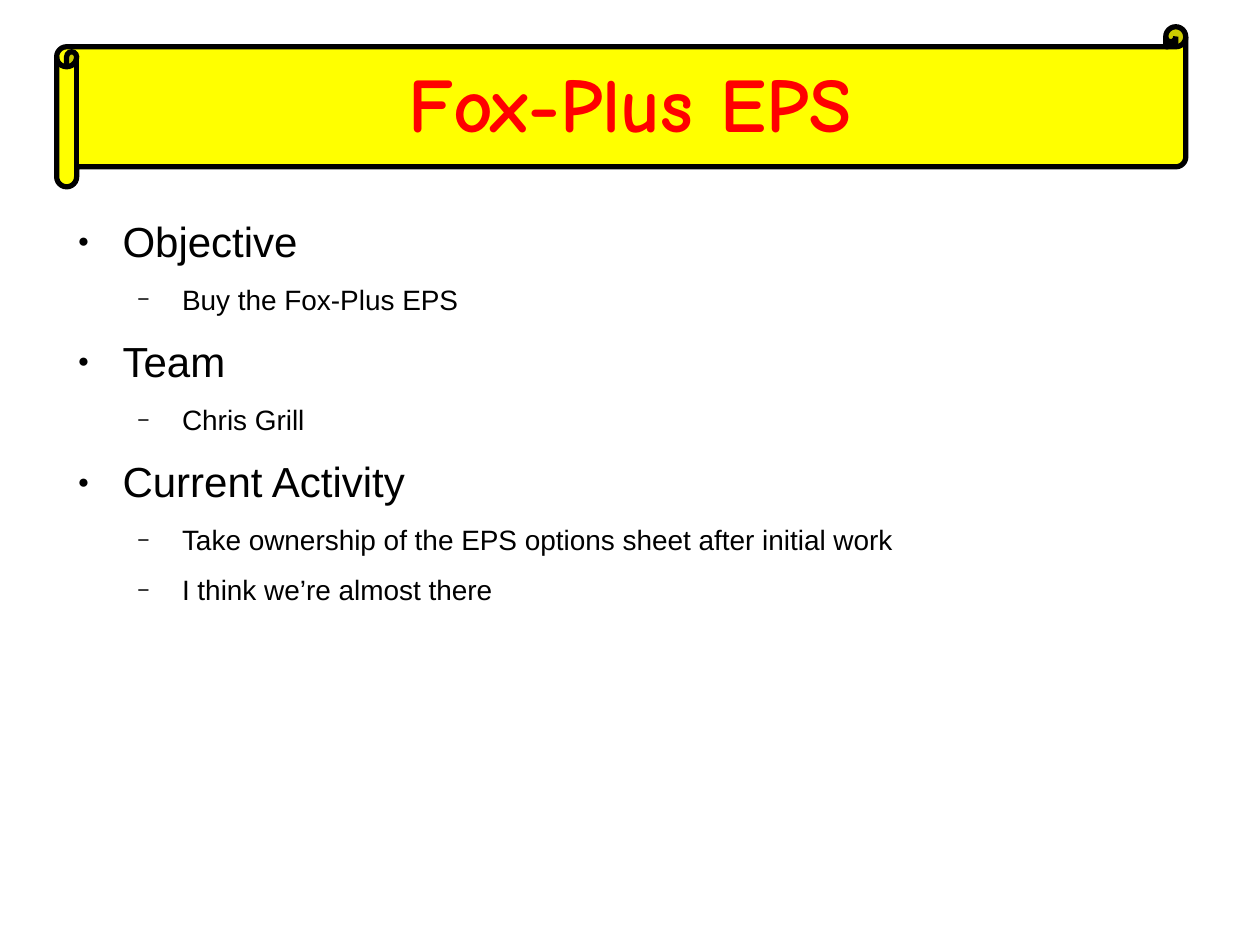
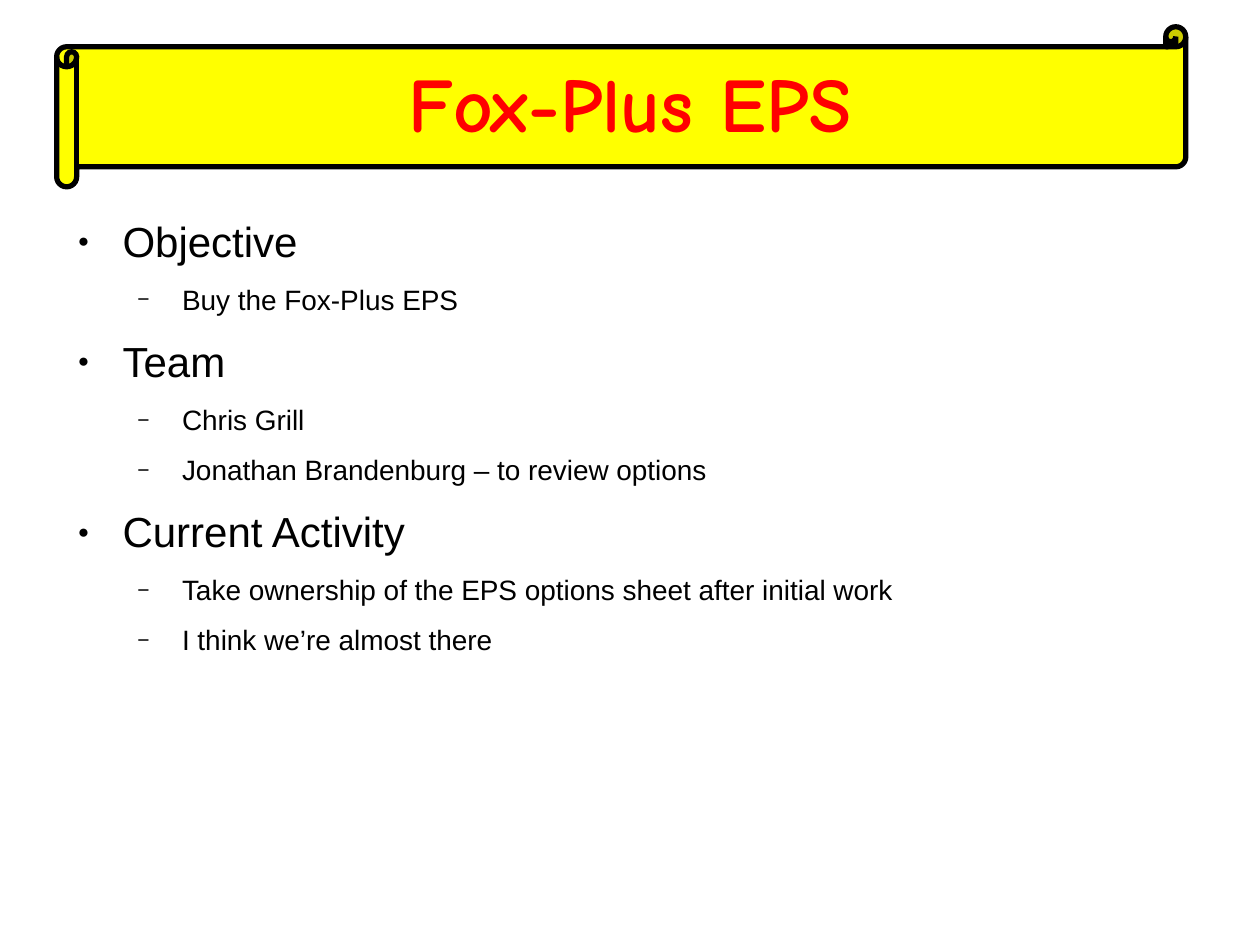
Before and after one commit to AMSAT-NA/fox-plus, a slide deck: slide 9 of weekly_engineering_meetings/2023-04-19/ASCENT-FOX+ Slide.odp. Drawn at 1260x945 pixels with LibreOffice and Linux fonts; fonts in the diff are those of the drawing. Boxes give left, top, right and bottom in pixels: in the first picture for what was removed or moved away, otherwise in the second. Text is boxed around its words. In the diff, an @@ line names an element or a change of style, - is before the commit and + after.

```diff
--- a/weekly_engineering_meetings/2023-04-19/ASCENT-FOX+ Slide.odp
+++ b/weekly_engineering_meetings/2023-04-19/ASCENT-FOX+ Slide.odp
@@ text at [182,459,706,485]: paragraph added @@
+  − Jonathan Brandenburg – to review options
```
Also in this commit, not shown: 2 other slides changed, 2 other files.
